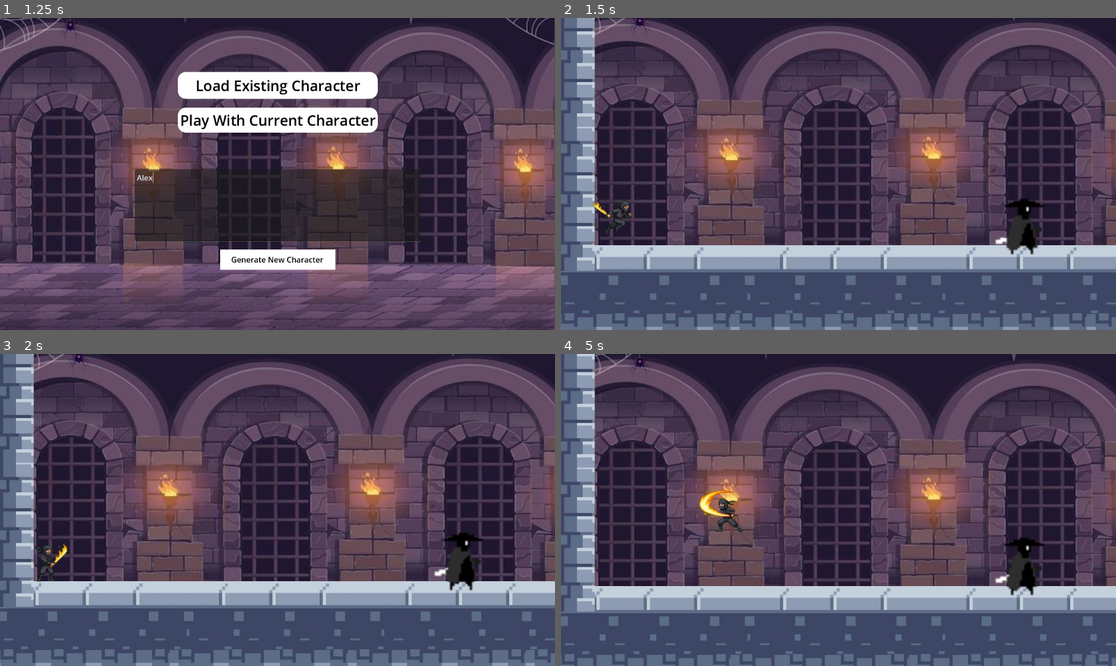
Above: before the commit, frames 1-4 (two rows, left to right).
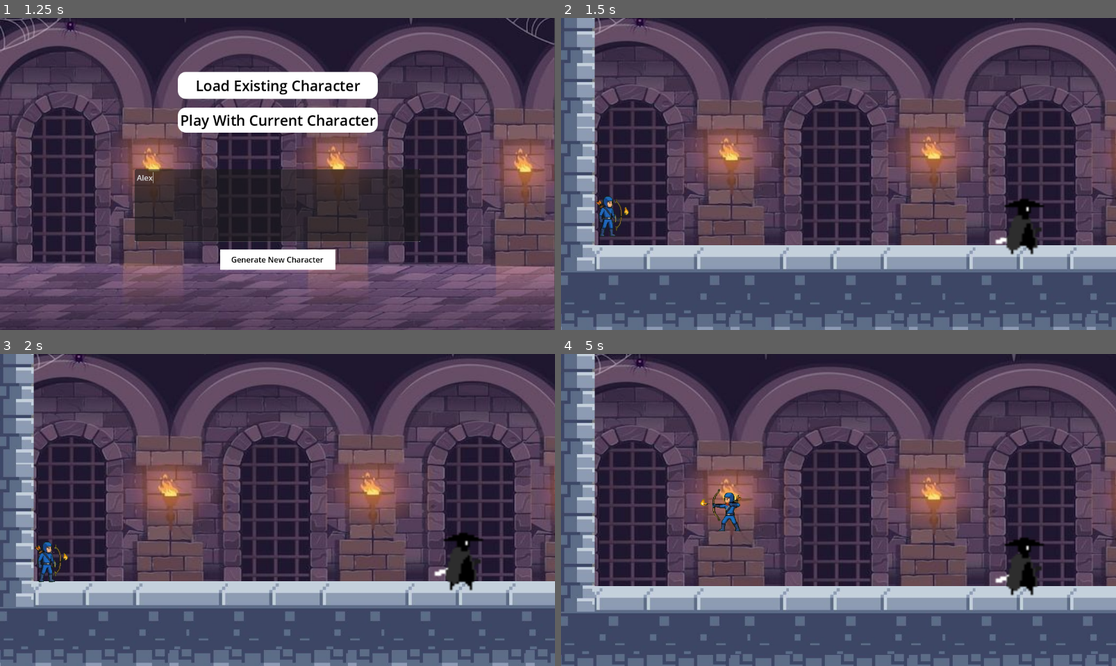
Above: after the commit, the same moments.

Repository: skyler-simpson/senior_design
Game: Godot game, scene res://Scenes/main_menu.tscn
Two runs of this game, one before a commit and one after it. Both use one fixed random seed, a clock stepped at 60 frames per second and the inputs below.
Inputs (mouse positions are in pixels of both pictures, inside the frame that each line leads up to):
- Up to frame 1 (1.25 s): click (277, 205) at 0.52 s; type "Alex" at 0.6 s
- Up to frame 2 (1.5 s): click "Play With Current Character" at 1.25 s
- Up to frame 3 (2 s): no input
- Up to frame 4 (5 s): tap Enter (ui_accept) at 2, 2.27, 3.02, 4.52 s; move the mouse to (960, 494) at 2.02 s; hold A (move_right) 2.03-3.53 s; click (960, 494) at 2.1 s; move the mouse to (727, 525) at 2.77 s; click (727, 525) at 2.85 s; move the mouse to (894, 441) at 3.52 s; hold D (move_left) 3.53-4.28 s; click (894, 441) at 3.6 s; move the mouse to (810, 572) at 4.27 s; hold A (move_right) from 4.28 s (still down); click (810, 572) at 4.35 s

Frame 1 is identical in both runs. In frame 2, 0.4% of the frame differs, in the area x 5-13%, y 57-71%; in frame 3, 0.4%; in frame 4, 0.6%, in the area x 24-33%, y 42-58%.

Commit message:
Commiting current changes

Diff:
--- a/src/Game Code/senior-design-project/Scenes/DarkSamurai.tscn
+++ b/src/Game Code/senior-design-project/Scenes/DarkSamurai.tscn
@@ -219,7 +219,7 @@
 material = SubResource("ShaderMaterial_sh0fd")
 scale = Vector2(4.0755434, 3.2046769)
 sprite_frames = SubResource("SpriteFrames_wtyr8")
-animation = &"running"
+animation = &"idle"
 
 [node name="CollisionShape2D" type="CollisionShape2D" parent="."]
 position = Vector2(5, 8)
Binary file added: src/Game Code/senior-design-project/Characters/TestingSprites/Old Characters/custome_skin_backup_20260403203527.png
Not shown, added: src/Game Code/senior-design-project/Characters/TestingSprites/Old Characters/custome_skin_backup_20260403203527.png.import
Binary file added: src/Game Code/senior-design-project/Characters/TestingSprites/Old Characters/custome_skin_backup_20260403204014.png
Not shown, added: src/Game Code/senior-design-project/Characters/TestingSprites/Old Characters/custome_skin_backup_20260403204014.png.import
Binary file added: src/Game Code/senior-design-project/Characters/TestingSprites/Old Characters/custome_skin_backup_20260403204409.png
Not shown, added: src/Game Code/senior-design-project/Characters/TestingSprites/Old Characters/custome_skin_backup_20260403204409.png.import
Binary file changed: src/Game Code/senior-design-project/Characters/TestingSprites/custom_skin.png
Not shown, changed: src/Game Code/senior-design-project/generator.py
